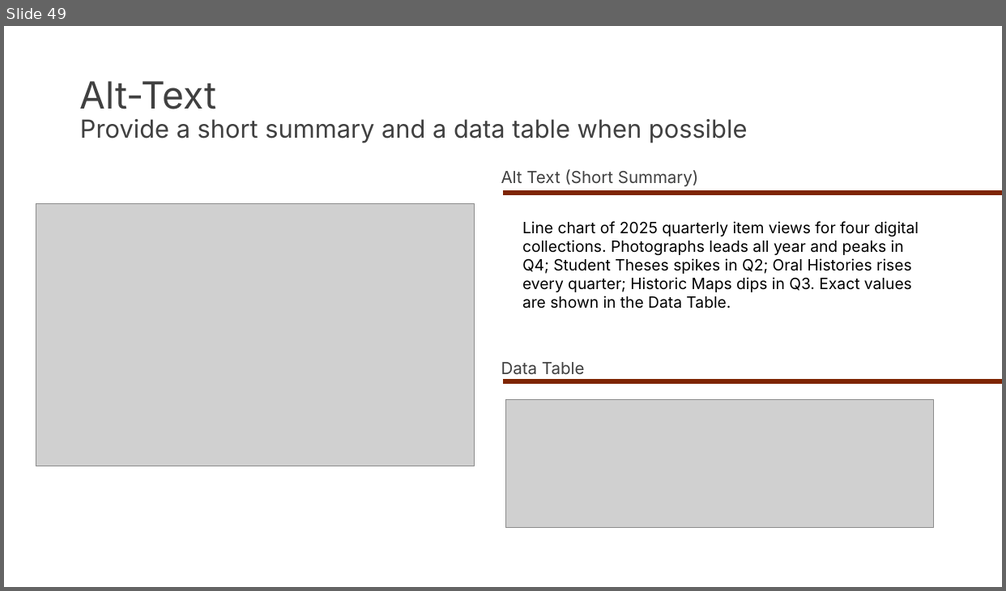
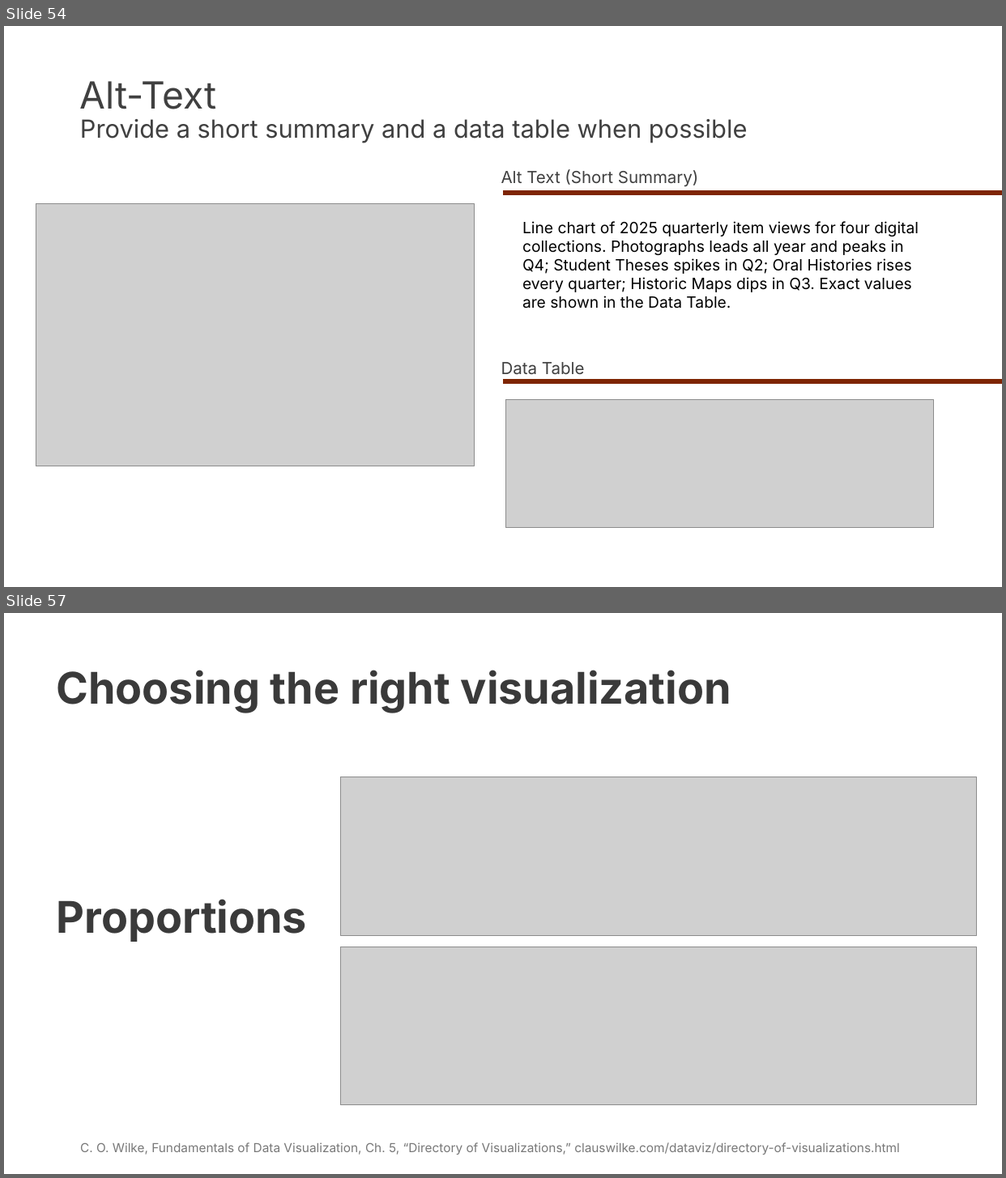
Before and after one commit to pete-lawson/visualize-it-dlf-2026, a slide deck: docs/materials/dlf-data-visualization.pptx. Shown one above the other, each under a label of ours: slide 49 before the commit, slides 54 and 57 after it; the slides between them are not shown. The pictures are 1006x591 and 1006x1178 pixels, drawn with LibreOffice and Linux fonts; fonts in the diff are those of the drawing; grey boxes stand for pictures. Boxes give left, top, right and bottom in pixels: in the first picture for what was removed or moved away, otherwise in the second. Text is boxed around its words. In the diff, an @@ line names an element or a change of style, - is before the commit and + after.

```diff
--- a/docs/materials/dlf-data-visualization.pptx
+++ b/docs/materials/dlf-data-visualization.pptx
@@ slide 57 added at bbox=[4, 613, 1002, 1174], background #FFFFFF @@
@@ text added at bbox=[56, 670, 731, 713], 42 pt, text #3A3A3A, bold @@
+Choosing the right visualization
@@ picture added at bbox=[341, 777, 978, 935] @@
@@ text added at bbox=[56, 899, 307, 942], 42 pt, text #3A3A3A, bold @@
+Proportions
@@ picture added at bbox=[341, 947, 978, 1105] @@
@@ text added at bbox=[80, 1143, 900, 1155], 12 pt, text #797979 @@
+C. O. Wilke, Fundamentals of Data Visualization, Ch. 5, “Directory of Visualizations,” clauswilke.com/dataviz/directory-of-visualizations.html
@@ what was slide 49 is now slide 54 @@
```
Also in this commit, not shown: 1 slide changed, 10 other slides added, 8 other files.
